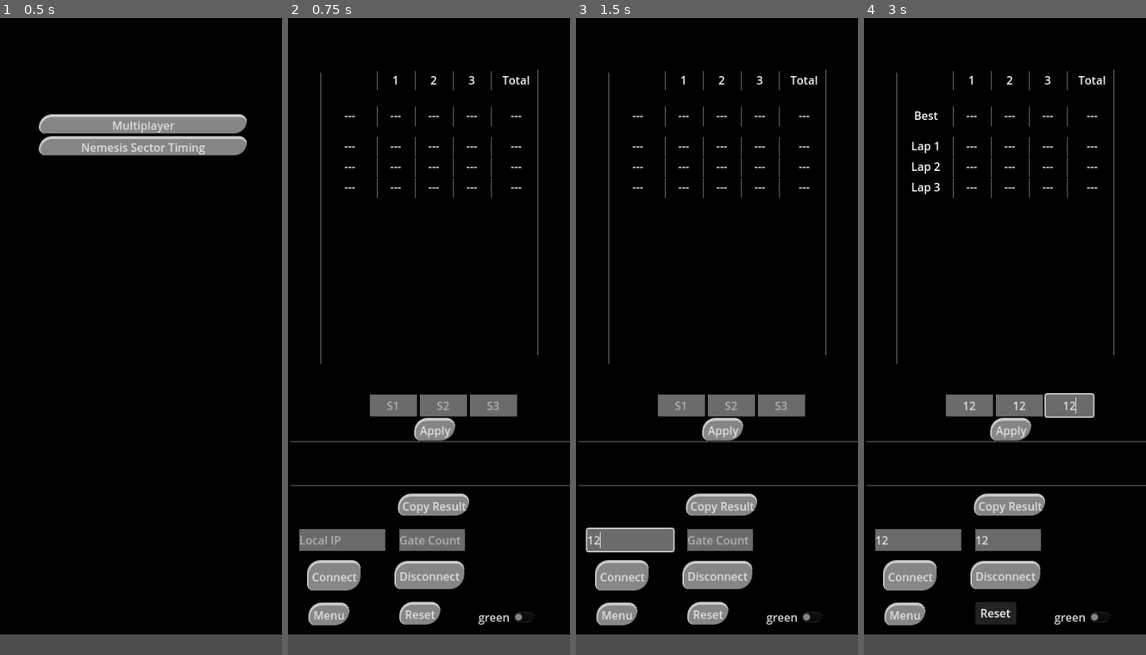
Above: before the commit, frames 1-4 (left to right).
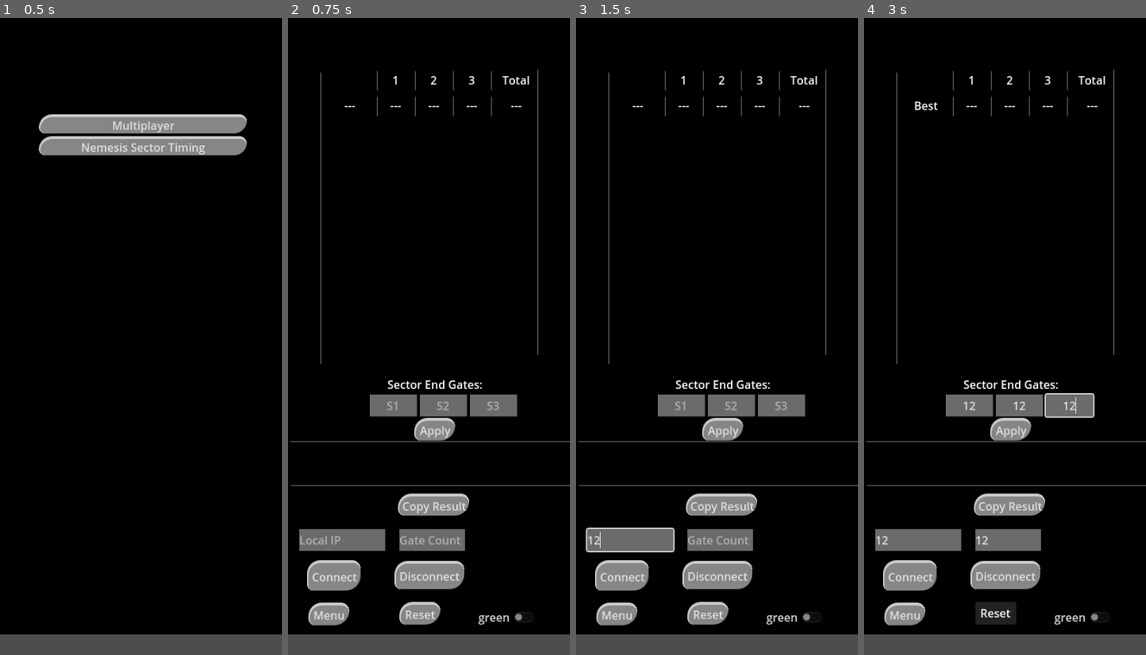
Above: after the commit, the same moments.

Repository: gManbio/VD-WS-Overlay
Game: Godot game, scene res://Menu.tscn
The game is run twice, just before and just after one commit, with the same random seed, the same clock (stepped at 60 frames per second) and the same inputs.
Inputs (mouse positions are in pixels of both pictures, inside the frame that each line leads up to):
- Up to frame 1 (0.5 s): no input
- Up to frame 2 (0.75 s): click "Nemesis Sector Timing" at 0.5 s
- Up to frame 3 (1.5 s): click (629, 540) at 1.27 s; type "12" at 1.35 s
- Up to frame 4 (3 s): click (1007, 540) at 1.5 s; type "12" at 1.58 s; click (968, 406) at 1.73 s; type "12" at 1.82 s; click (1019, 406) at 2.02 s; type "12" at 2.1 s; click (1069, 406) at 2.25 s; type "12" at 2.33 s; click "Reset" at 2.75 s

Frame 1 is identical in both runs. In frame 2, 0.8% of the frame differs, in the area x 20-83%, y 12-59%; in frame 3, 0.8%; in frame 4, 1.1%, in the area x 16-83%, y 12-59%.
Error in both runs: Invalid access of index '-1' on a base object of type: 'PackedStringArray'. (res://nemesis_mode.gd:42)

Commit message:
removed hard coded lap limit

Diff:
--- a/NemesisMode.tscn
+++ b/NemesisMode.tscn
@@ -115,18 +115,9 @@
 [node name="TimingContainer" type="VBoxContainer" parent="Control"]
 layout_mode = 0
 offset_left = 56.0
-offset_top = 169.0
+offset_top = 151.0
 offset_right = 360.0
 offset_bottom = 490.0
-
-[node name="lap_row_1" parent="Control/TimingContainer" instance=ExtResource("6_25jia")]
-layout_mode = 2
-
-[node name="lap_row_2" parent="Control/TimingContainer" instance=ExtResource("6_25jia")]
-layout_mode = 2
-
-[node name="lap_row_3" parent="Control/TimingContainer" instance=ExtResource("6_25jia")]
-layout_mode = 2
 
 [node name="IP_Input" type="LineEdit" parent="Control"]
 layout_mode = 1
@@ -272,11 +263,19 @@
 placeholder_text = "S3"
 alignment = 1
 
-[node name="Sector_timing" parent="Control" instance=ExtResource("6_25jia")]
+[node name="Label" type="Label" parent="Control"]
+layout_mode = 0
+offset_left = 141.0
+offset_top = 506.0
+offset_right = 276.0
+offset_bottom = 529.0
+text = "Sector End Gates:"
+
+[node name="Sector Timing" parent="Control" instance=ExtResource("6_25jia")]
 offset_left = 56.0
-offset_top = 126.0
-offset_right = 351.0
-offset_bottom = 155.0
+offset_top = 112.0
+offset_right = 360.0
+offset_bottom = 141.0
 
 [node name="HeartbeatTimer" type="Timer" parent="."]
 wait_time = 10.0
--- a/nemesis_mode.gd
+++ b/nemesis_mode.gd
@@ -11,10 +11,10 @@
 @onready var bg_rect = $ColorRect
 @onready var connect_button = $"Control/Connect Button"
 @onready var first_place_celebration = $Control/Orb
-@onready var timing_row = $Control/Sector_timing
-@onready var lap_row_1 = $Control/TimingContainer/lap_row_1
-@onready var lap_row_2 = $Control/TimingContainer/lap_row_2
-@onready var lap_row_3 = $Control/TimingContainer/lap_row_3
+@onready var timing_row = $"Control/Sector Timing"
+@onready var lap_container = $Control/TimingContainer
+
+var lap_row = preload("res://SectorRow.tscn")
 
 var ip_complete = false
 var connected = false
@@ -157,17 +157,22 @@
 	var lap = recent_update[1]
 	var time = recent_update[3]
 	var starting_gate = 1
-
-	var current_lap_row = lap_row_1
-
-	if lap == 1:
-		current_lap_row = lap_row_1
-	elif lap == 2:
-		current_lap_row = lap_row_2
-	elif lap == 3:
-		current_lap_row = lap_row_3
-
-	# print(current_lap_row)
+	# var current_lap_row = lap_row_1
+
+	while $Control/TimingContainer.get_child_count() < lap:
+		add_lap_row()
+	#if $Control/TimingContainer.get_child_count() < lap:
+	#	add_lap_row()
+
+	var current_lap_row = $Control/TimingContainer.get_children()[lap - 1]
+
+	current_lap_row.set_row_name("Lap " + str(lap))
+	#if lap == 1:
+	#	current_lap_row = lap_row_1
+	#elif lap == 2:
+	#	current_lap_row = lap_row_2
+	#elif lap == 3:
+	#	current_lap_row = lap_row_3
 
 	if gate_dict.has(starting_gate):
 		if gate == sector_1_start:
@@ -176,26 +181,25 @@
 				split = time - gate_dict[starting_gate]
 				current_lap_row.set_s1(split)
 				if best_lap:
-					lap_row_1.s1.modulate = lap_color
-					lap_row_2.s1.modulate = lap_color
-					lap_row_3.s1.modulate = lap_color
+					for each in $Control/TimingContainer.get_children():
+						each.s1.modulate = lap_color
 					current_lap_row.s1.modulate = blap_color
 		elif gate == sector_2_start:
 			var split = time - gate_dict[sector_1_start]
 			current_lap_row.set_s2(split)
 			if best_lap:
-				lap_row_1.s2.modulate = lap_color
-				lap_row_2.s2.modulate = lap_color
-				lap_row_3.s2.modulate = lap_color
+				for each in $Control/TimingContainer.get_children():
+					each.s2.modulate = lap_color
 				current_lap_row.s2.modulate = blap_color
 		elif gate == sector_3_start:
 			var split = time - gate_dict[sector_2_start]
 			current_lap_row.set_s3(split)
 			if best_lap:
-				lap_row_1.s3.modulate = lap_color
-				lap_row_2.s3.modulate = lap_color
-				lap_row_3.s3.modulate = lap_color
+				for each in $Control/TimingContainer.get_children():
+					each.s3.modulate = lap_color
 				current_lap_row.s3.modulate = blap_color
+
+
 
 
 func _on_Button_pressed():
@@ -220,6 +224,12 @@
 	ip_complete = false
 	connected = false
 	connect_button.text = "Connect"
+
+
+func add_lap_row():  #instantiates the lap row scene into the timing container
+	var lap_row_instance = lap_row.instantiate()
+	lap_container.add_child(lap_row_instance)
+
 
 
 func _on_copy_to_clipboard_button_pressed():
@@ -251,12 +261,9 @@
 	lap_log = []
 	gate_dict = {}
 	timing_row.set_row_name("Best")
-	lap_row_1.reset()
-	lap_row_1.set_row_name("Lap 1")
-	lap_row_2.reset()
-	lap_row_2.set_row_name("Lap 2")
-	lap_row_3.reset()
-	lap_row_3.set_row_name("Lap 3")
+	for child in $Control/TimingContainer.get_children():
+		$Control/TimingContainer.remove_child(child)
+		child.queue_free()
 
 
 func full_reset():
@@ -264,12 +271,9 @@
 	lap_log = []
 	gate_dict = {}
 	timing_row.set_row_name("Best")
-	lap_row_1.reset()
-	lap_row_1.set_row_name("Lap 1")
-	lap_row_2.reset()
-	lap_row_2.set_row_name("Lap 2")
-	lap_row_3.reset()
-	lap_row_3.set_row_name("Lap 3")
+	for child in $Control/TimingContainer.get_children():
+		$Control/TimingContainer.remove_child(child)
+		child.queue_free()
 
 
 func _on_menu_button_pressed():
